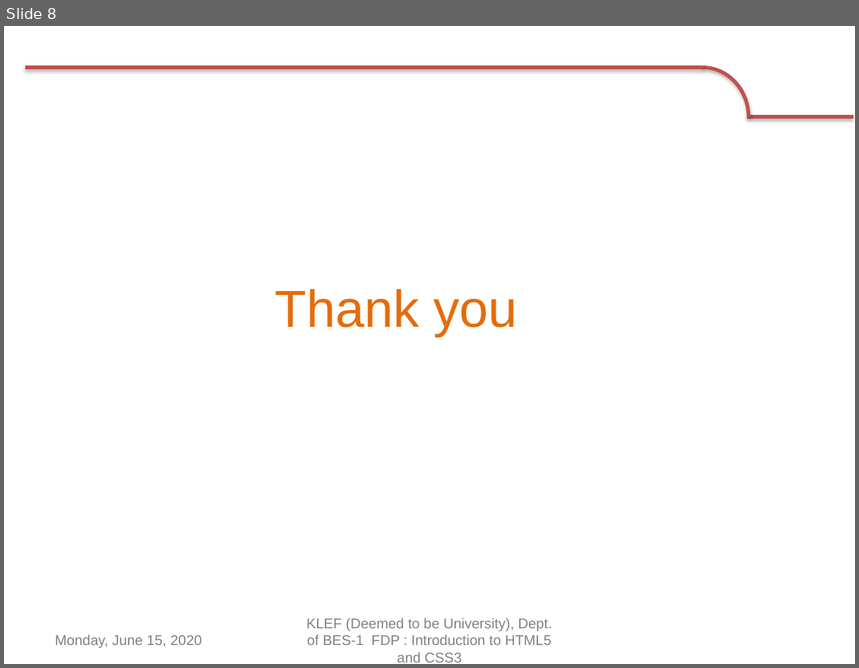
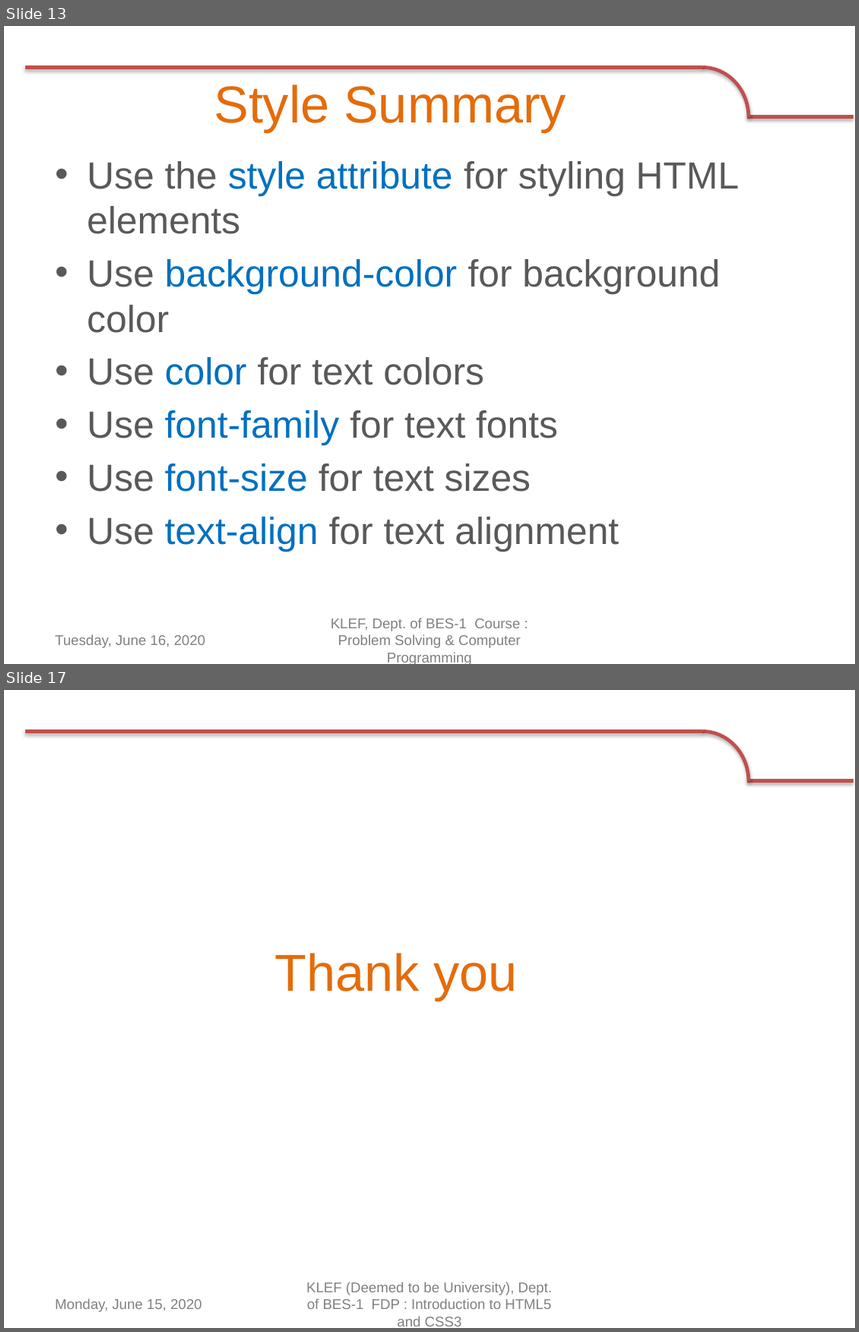
Before and after one commit to navbharti/https---github.com-navbharti-webdesign, a slide deck: html/ppt/day two.pptx. Shown one above the other, each under a label of ours: slide 8 before the commit, slides 13 and 17 after it; the slides between them are not shown. The pictures are 859x668 and 859x1332 pixels, drawn with LibreOffice and Linux fonts; fonts in the diff are those of the drawing; background and template pictures are left out. Boxes give left, top, right and bottom in pixels: in the first picture for what was removed or moved away, otherwise in the second. Text is boxed around its words. In the diff, an @@ line names an element or a change of style, - is before the commit and + after.

```diff
--- a/html/ppt/day two.pptx
+++ b/html/ppt/day two.pptx
@@ slide 13 added at [4, 26, 855, 664], background #FFFFFF; not listed: 3 template elements that a slide beside it also shows @@
@@ title added at [214, 85, 566, 132], 44 pt, text #E46C0A @@
+Style Summary
@@ text added at [87, 161, 740, 552], 32 pt, text #595959 @@
+• Use the style attribute for styling HTML elements
+• Use background-color for background color
+• Use color for text colors
+• Use font-family for text fonts
+• Use font-size for text sizes
+• Use text-align for text alignment
@@ text added at [331, 618, 521, 664], 12 pt, text #808080 @@
+KLEF, Dept. of BES-1 Course : Problem Solving & Computer Programming
@@ text added at [55, 635, 205, 648], 12 pt, text #808080 @@
+Tuesday, June 16, 2020
@@ what was slide 8 is now slide 17 @@
```
Also in this commit, not shown: 7 slides changed, 8 other slides added, 2 other files.
